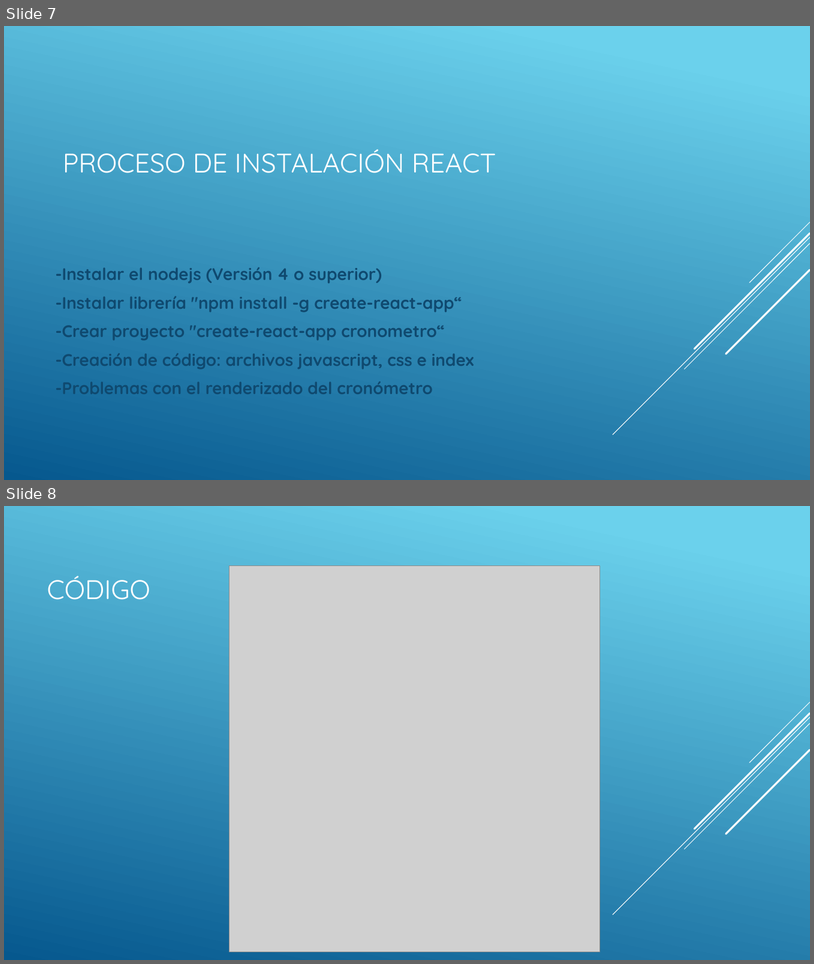
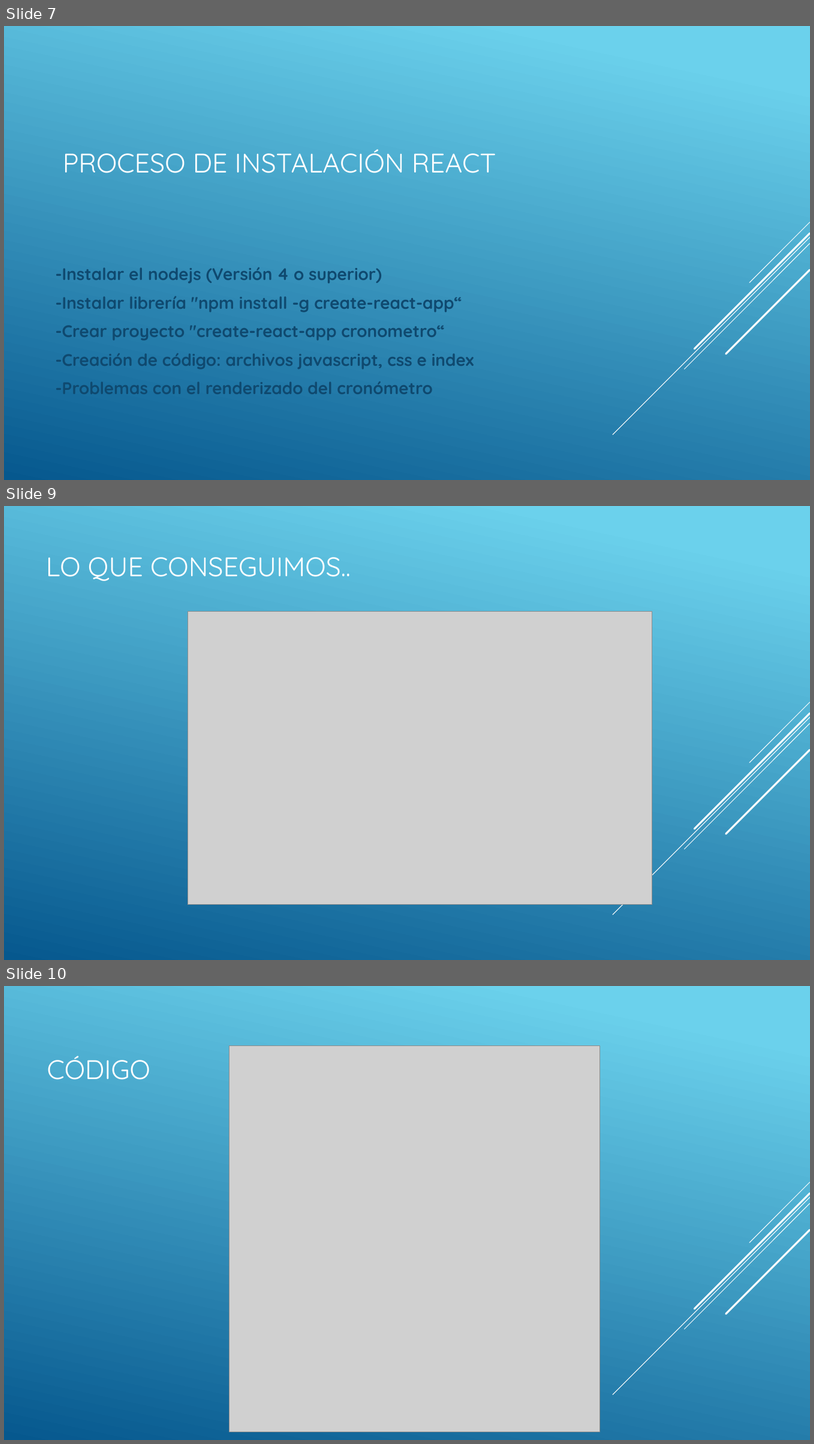
Before and after one commit to CarlosEspejoM/TG3-del-grupo-T5, a slide deck: TG3_final.pptx. Shown one above the other, each under a label of ours: slides 7 and 8 before the commit, slides 7, 9 and 10 after it; the slides between them are not shown. The pictures are 814x964 and 814x1444 pixels, drawn with LibreOffice and Linux fonts; fonts in the diff are those of the drawing; grey boxes stand for pictures. Boxes give left, top, right and bottom in pixels: in the first picture for what was removed or moved away, otherwise in the second. Text is boxed around its words. In the diff, an @@ line names an element or a change of style, - is before the commit and + after.

```diff
--- a/TG3_final.pptx
+++ b/TG3_final.pptx
@@ slide 9 added at [4,506,810,960], background gradient #6ED2EB to #06588E; not listed: 5 template elements that a slide beside it also shows @@
@@ title added at [46,557,351,581], 32 pt, text #FFFFFF @@
+LO QUE CONSEGUIMOS..
@@ picture added at [188,611,653,904] @@
@@ what was slide 8 is now slide 10 @@
```
Also in this commit, not shown: 1 slide changed, 1 other slide added.
